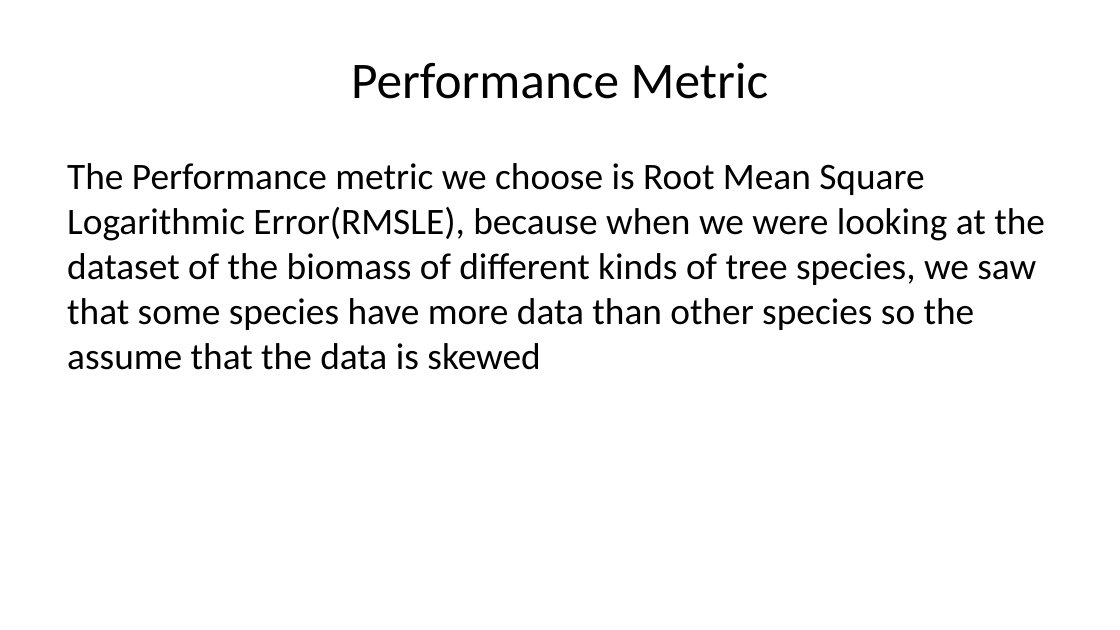
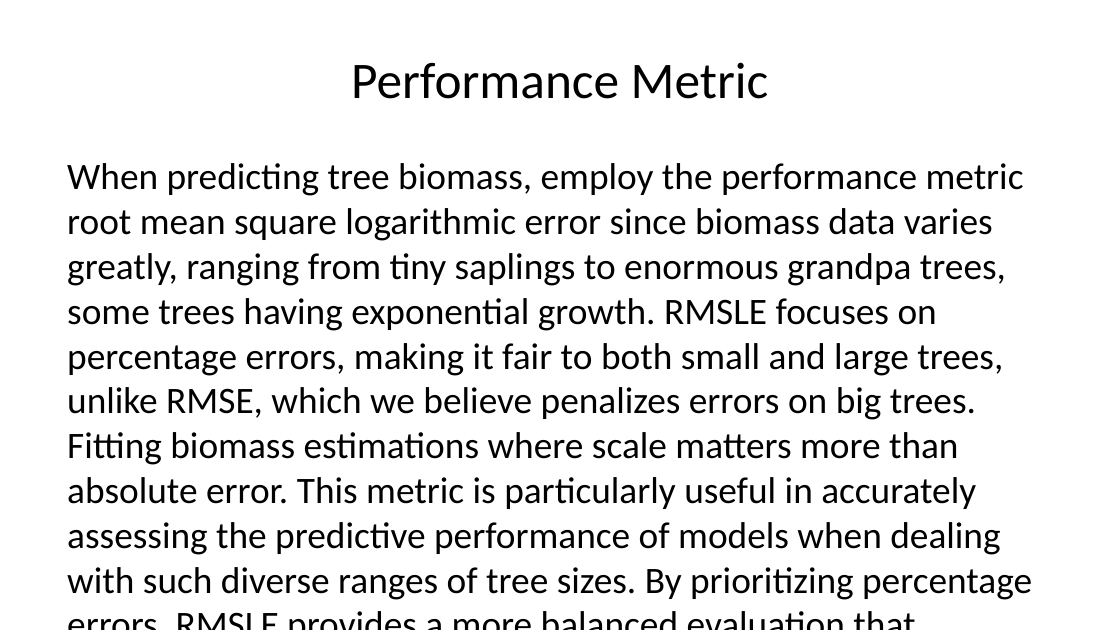
Before and after one commit to deancallahan25/Redwood-Analytics-Portfolio, a slide deck: slide 13 of Project-3/presentation.pptx (slide 12 before the commit). Drawn at 1120x630 pixels with LibreOffice and Linux fonts; fonts in the diff are those of the drawing. Boxes give left, top, right and bottom in pixels: in the first picture for what was removed or moved away, otherwise in the second. Text is boxed around its words. In the diff, an @@ line names an element or a change of style, - is before the commit and + after.

Commit message:
adding final changes

```diff
--- a/Project-3/presentation.pptx
+++ b/Project-3/presentation.pptx
@@ text at [67,163,1032,600]: text changed @@
-The Performance metric we choose is Root Mean Square Logarithmic Error(RMSLE), because when we were looking at the dataset of the biomass of different kinds of tree species, we saw that some species have more data than other species so the assume that the data is skewed
+When predicting tree biomass, employ the performance metric root mean square logarithmic error since biomass data varies greatly, ranging from tiny saplings to enormous grandpa trees, some trees having exponential growth. RMSLE focuses on percentage errors, making it fair to both small and large trees, unlike RMSE, which we believe penalizes errors on big trees. Fitting biomass estimations where scale matters more than absolute error. This metric is particularly useful in accurately assessing the predictive performance of models when dealing with such diverse ranges of tree sizes. By prioritizing percentage errors, RMSLE provides a more balanced evaluation that considers the unique characteristics of tree biomass data.
```
Also in this commit, not shown: 1 slide added.
